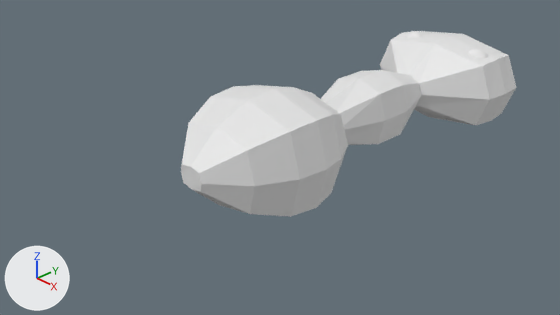
One commit to the Blender file fourmi.blend: the scene before it, then after it.
The view is the same before and after, from the file's camera 'Camera'. Arrows for +X, +Y and +Z are at lower left; the lights stay in place.
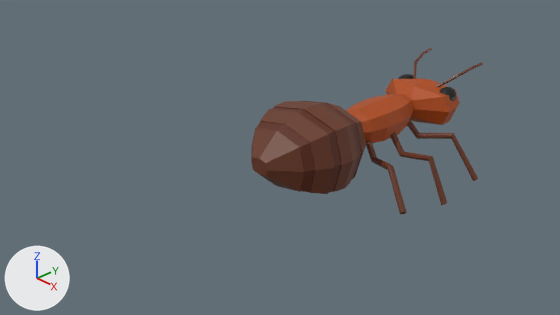
Where the change shows, as pixel boxes [x1, y1, x2, y2] in the pictures (560 x 315 px):
'Cube', reshaped, moved, rescaled (31% narrower, 29% shorter)
    before: [181, 85, 348, 217]
    after: [251, 101, 366, 194]
'Cube.002', reshaped, moved, rescaled (45% narrower, 49% shorter)
    before: [380, 31, 516, 125]
    after: [385, 78, 460, 125]
'Cube.001', reshaped, moved, rescaled, modifiers changed (32% narrower, 34% shorter)
    before: [321, 70, 421, 145]
    after: [346, 94, 414, 143]
'Cylinder', reshaped, moved, rescaled, modifiers changed (not visible before)
    after: [391, 132, 447, 205]
'Cylinder.002', added (brown)
    after: [407, 119, 478, 181]
'Cylinder.001', reshaped, moved, rescaled, modifiers changed (not visible before)
    after: [366, 140, 407, 214]
'Sphere', reshaped, recoloured, moved, rescaled, turned
    before: [405, 31, 489, 58]
    after: [398, 74, 456, 101]
'Cylinder.003', added
    after: [413, 48, 483, 87]
part 1 of me_cube_001, added
    after: [304, 101, 366, 178]
part 2 of me_cube_001, added (brown)
    after: [274, 101, 358, 192]
part 3 of me_cube_001, added (brown)
    after: [251, 128, 304, 192]
part 4 of me_cube_001, added (brown)
    after: [260, 109, 335, 194]
part 5 of me_cube_001, added (brown)
    after: [256, 101, 361, 193]
part 6 of me_cube_001, recoloured
    before: [181, 88, 348, 214]

Patch to the scene script:
```diff
--- a/fourmi.blend.py
+++ b/fourmi.blend.py
@@ me_cube_001 @@
-me_cube_001.from_pydata(...)  # 58 vertices, 57 faces; spans x -1.05..1.05, y -1.6..0.92, z -0.68..1.03
+me_cube_001.from_pydata(...)  # 163 vertices, 133 faces; spans x -1.07..1.07, y -1.6..0.92, z -0.69..1.04
+# me_cube_001 part 1: a new loose piece of 24 vertices spanning x -0.97..0.97, y 0.27..0.92, z -0.61..0.96, in mat_parts (brown #67341d)
+# me_cube_001 part 2: a new loose piece of 24 vertices spanning x -1.07..1.07, y -0.4..0.11, z -0.69..1.04, in mat_parts (brown #67341d)
+# me_cube_001 part 3: a new loose piece of 17 vertices spanning x -0.75..0.75, y -1.6..-1.12, z -0.43..0.78, in mat_parts (brown #67341d)
+# me_cube_001 part 4: a new loose piece of 16 vertices spanning x -1.02..1.02, y -0.94..-0.57, z -0.65..1.0, in mat_parts (brown #67341d)
+# me_cube_001 part 5: 24 vertices added at x -1.03..1.03, y -0.93..0.11, z -0.65..1.0
+# me_cube_001 part 6: 32 faces spanning x -0.96..0.96, y -1.6..0.92, z -0.6..0.95 switch from no material to mat_parts (brown #67341d)
+me_cube_001.materials.append(mat_material)  # brown #5a2306
@@ me_cube_002 @@
-me_cube_002.from_pydata(...)  # 34 vertices, 33 faces; spans x -0.54..0.54, y -1.64..0.47, z -0.37..0.72
+me_cube_002.from_pydata(...)  # 50 vertices, 49 faces; spans x -0.49..0.5, y -1.56..0.37, z -0.27..0.54
+# me_cube_002 part 7: the whole mesh is rebuilt
+me_cube_002.materials.append(mat_body)  # brown #b04800
@@ me_cube_003 @@
-me_cube_003.from_pydata(...)  # 44 vertices, 43 faces; spans x -1.25..1.2, y -1.8..0.2, z -0.53..0.89
+me_cube_003.from_pydata(...)  # 56 vertices, 54 faces; spans x -0.92..0.92, y -1.8..-0.24, z -0.36..0.61
+# me_cube_003 part 8
+# 35 vertices are removed from x -1.25..1.2, y -1.15..0.2, z -0.53..0.89
+# 39 faces are deleted
+# 47 vertices are added at x -0.92..0.92, y -1.51..-0.24, z -0.36..0.61
+# 50 new faces join them
+me_cube_003.materials.append(mat_body)  # brown #b04800
@@ me_sphere @@
 me_sphere.from_pydata(...)  # 482 vertices, 512 faces; spans x -1.33..1.33, y -1.0..1.0, z -1.01..1.01
+me_sphere.materials.append(mat_eyes)  # black #080808
@@ ob_cube @@
 ob_cube = bpy.data.objects.new('Cube', me_cube_001)
-ob_cube.location = (0.0, 0.0, 0.0)
+ob_cube.location = (-0.14, 0.94, -0.3)
+ob_cube.scale = (0.757, 0.757, 0.757)
@@ ob_cube_001 @@
 ob_cube_001 = bpy.data.objects.new('Cube.001', me_cube_002)
-ob_cube_001.location = (0.0, 2.52, 0.0)
+ob_cube_001.location = (-0.14, 2.78, -0.3)
+ob_cube_001.scale = (0.757, 0.757, 0.757)
+_m = ob_cube_001.modifiers.new('Solidify', 'SOLIDIFY')
+_m.thickness = -0.02
+_m.use_flip_normals = True
@@ ob_cube_002 @@
 ob_cube_002 = bpy.data.objects.new('Cube.002', me_cube_003)
-ob_cube_002.location = (0.0, 4.74, 0.0)
+ob_cube_002.location = (-0.14, 4.42, -0.3)
+ob_cube_002.scale = (0.757, 0.757, 0.757)
@@ ob_sphere @@
 ob_sphere = bpy.data.objects.new('Sphere', me_sphere)
-ob_sphere.location = (0.66, 3.89, 0.7)
-ob_sphere.rotation_euler = (0.0, 0.0, 0.223)  # degrees (0, 0, 13)
-ob_sphere.scale = (0.146, 0.146, 0.146)
+ob_sphere.location = (0.3, 3.65, -0.03)
+ob_sphere.rotation_euler = (0.237, -0.0989, -1.409)  # degrees (14, -5.7, -81)
+ob_sphere.scale = (0.155, 0.155, 0.155)
 _m = ob_sphere.modifiers.new('Mirror', 'MIRROR')
@@ ob_cylinder @@
 ob_cylinder = bpy.data.objects.new('Cylinder', me_cylinder_003)
-ob_cylinder.location = (-0.5, 1.97, -0.13)
+ob_cylinder.location = (-0.52, 2.36, -0.4)
 ob_cylinder.rotation_euler = (0.0, 0.68, 0.0)  # degrees (0, 39, 0)
-ob_cylinder.scale = (0.0688, 0.0688, 0.0688)
+ob_cylinder.scale = (0.0521, 0.0521, 0.0521)
+_m = ob_cylinder.modifiers.new('Mirror', 'MIRROR')
+_m.mirror_object = ob_cube_001
@@ ob_cylinder_001 @@
 ob_cylinder_001 = bpy.data.objects.new('Cylinder.001', me_cylinder_004)
-ob_cylinder_001.location = (-0.55, 1.26, -0.03)
+ob_cylinder_001.location = (-0.44, 1.83, -0.39)
 ob_cylinder_001.rotation_euler = (-0.593, 0.708, -0.156)  # degrees (-34, 41, -8.9)
-ob_cylinder_001.scale = (0.0688, 0.0688, 0.0688)
+ob_cylinder_001.scale = (0.0521, 0.0521, 0.0521)
+_m = ob_cylinder_001.modifiers.new('Mirror', 'MIRROR')
+_m.mirror_object = ob_cube_001
@@ ob_cylinder_003 @@
+ob_cylinder_003 = bpy.data.objects.new('Cylinder.003', me_cylinder)  # 24 vertices, 20 faces; spans x -0.9..1.8, y -1.3..12.1, z -1.0..32.9; in mat_parts (brown #67341d); modifiers MIRROR
+ob_cylinder_003.location = (-0.39, 3.64, 0.1)
+ob_cylinder_003.rotation_euler = (-0.715, -0.923, -0.0762)  # degrees (-41, -53, -4.4)
+ob_cylinder_003.scale = (0.0266, 0.0266, 0.0266)
@@ ob_cylinder_002 @@
+ob_cylinder_002 = bpy.data.objects.new('Cylinder.002', me_cylinder_001)  # 32 vertices, 26 faces; spans x -10.5..1.4, y -6.1..1.0, z -26.0..1.4; in mat_parts (brown #67341d); modifiers MIRROR
+ob_cylinder_002.location = (-0.39, 2.9, -0.32)
+ob_cylinder_002.rotation_euler = (0.267, 0.621, -0.281)  # degrees (15, 36, -16)
+ob_cylinder_002.scale = (0.0521, 0.0521, 0.0521)
```
